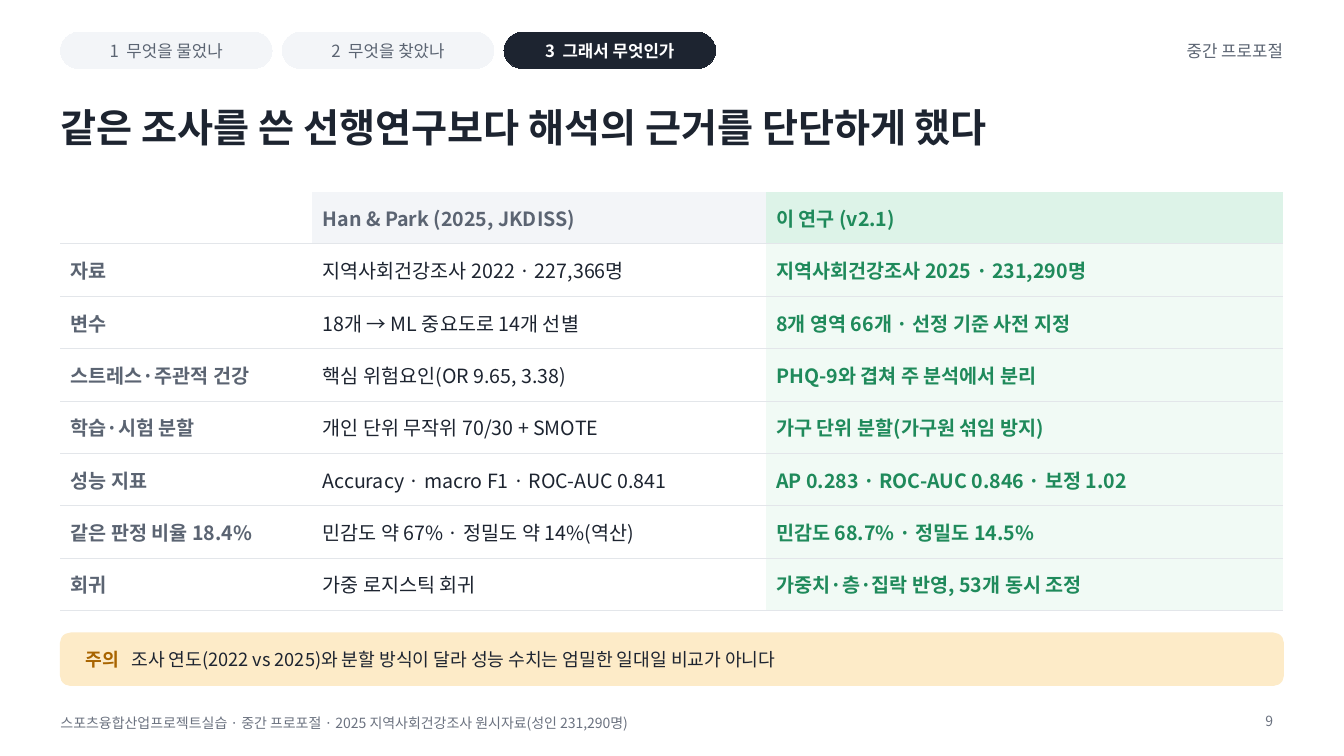
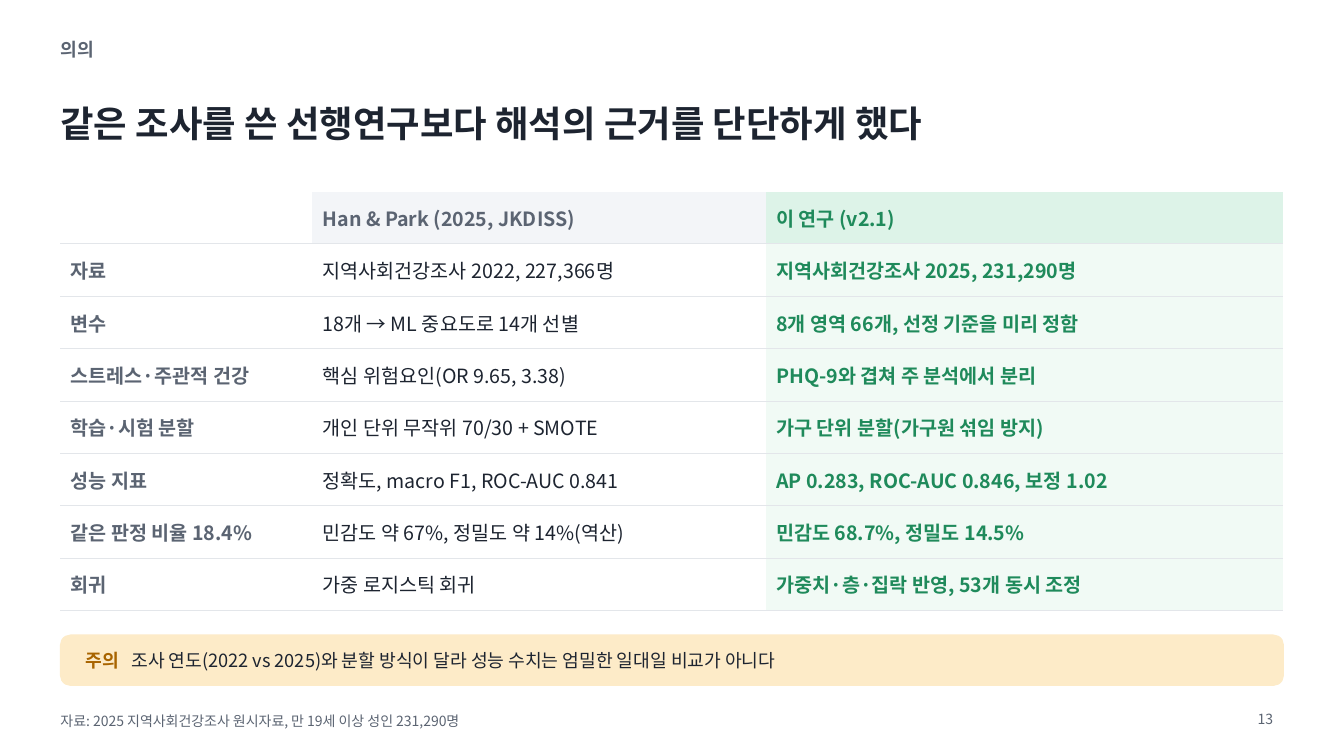
Before and after one commit to 202103116-stack/Depression_MultiDomain_Capstone, a slide deck: slide 13 of presentation/proposal_v2.pptx (slide 9 before the commit). Drawn at 1344x756 pixels with LibreOffice and Linux fonts; fonts in the diff are those of the drawing. Boxes give left, top, right and bottom in pixels: in the first picture for what was removed or moved away, otherwise in the second. Text is boxed around its words. In the diff, an @@ line names an element or a change of style, - is before the commit and + after.

```diff
--- a/presentation/proposal_v2.pptx
+++ b/presentation/proposal_v2.pptx
@@ rounded rectangle removed at bbox=[60, 32, 272, 69] @@
-1 무엇을 물었나
@@ text added at bbox=[60, 40, 93, 58], 13 pt, text #5B6472, bold @@
+의의
@@ rounded rectangle removed at bbox=[282, 32, 494, 69] @@
-2 무엇을 찾았나
@@ rounded rectangle removed at bbox=[504, 32, 716, 69] @@
-3 그래서 무엇인가
@@ text removed at bbox=[1187, 43, 1283, 59] @@
-중간 프로포절
@@ title "같은 조사를 쓴 선행연구보다 해석의 ..." at bbox=[60, 106, 922, 141]: size 28 to 26 pt @@
@@ table at bbox=[60, 192, 1284, 600] @@
-row 2, column 2: 지역사회건강조사 2022 · 227,366명
+row 2, column 2: 지역사회건강조사 2022, 227,366명
-row 2, column 3: 지역사회건강조사 2025 · 231,290명
+row 2, column 3: 지역사회건강조사 2025, 231,290명
-row 3, column 3: 8개 영역 66개 · 선정 기준 사전 지정
+row 3, column 3: 8개 영역 66개, 선정 기준을 미리 정함
-row 6, column 2: Accuracy · macro F1 · ROC-AUC 0.841
+row 6, column 2: 정확도, macro F1, ROC-AUC 0.841
-row 6, column 3: AP 0.283 · ROC-AUC 0.846 · 보정 1.02
+row 6, column 3: AP 0.283, ROC-AUC 0.846, 보정 1.02
-row 7, column 2: 민감도 약 67% · 정밀도 약 14%(역산)
+row 7, column 2: 민감도 약 67%, 정밀도 약 14%(역산)
-row 7, column 3: 민감도 68.7% · 정밀도 14.5%
+row 7, column 3: 민감도 68.7%, 정밀도 14.5%
@@ rounded rectangle at bbox=[60, 635, 1284, 686]: proportions changed @@
@@ text at bbox=[60, 714, 459, 729]: text changed; text colour #6B7280 to #5B6472 @@
-스포츠융합산업프로젝트실습 · 중간 프로포절 · 2025 지역사회건강조사 원시자료(성인 231,290명)
+자료: 2025 지역사회건강조사 원시자료, 만 19세 이상 성인 231,290명
@@ page number added at bbox=[1258, 713, 1274, 724], 10 pt, text #5B6472 @@
+13
@@ page number removed at bbox=[1265, 715, 1273, 726] @@
-9
```
Also in this commit, not shown: 12 other slides changed, 7 slides added, 4 slides removed, 11 other files.
